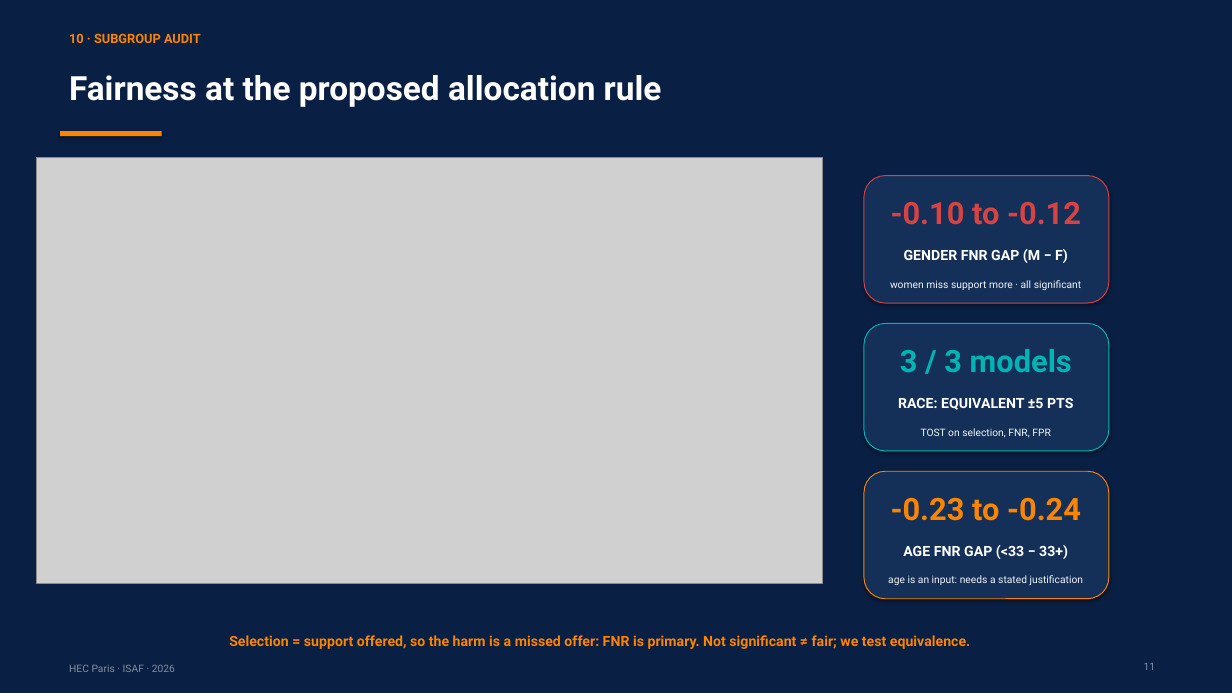
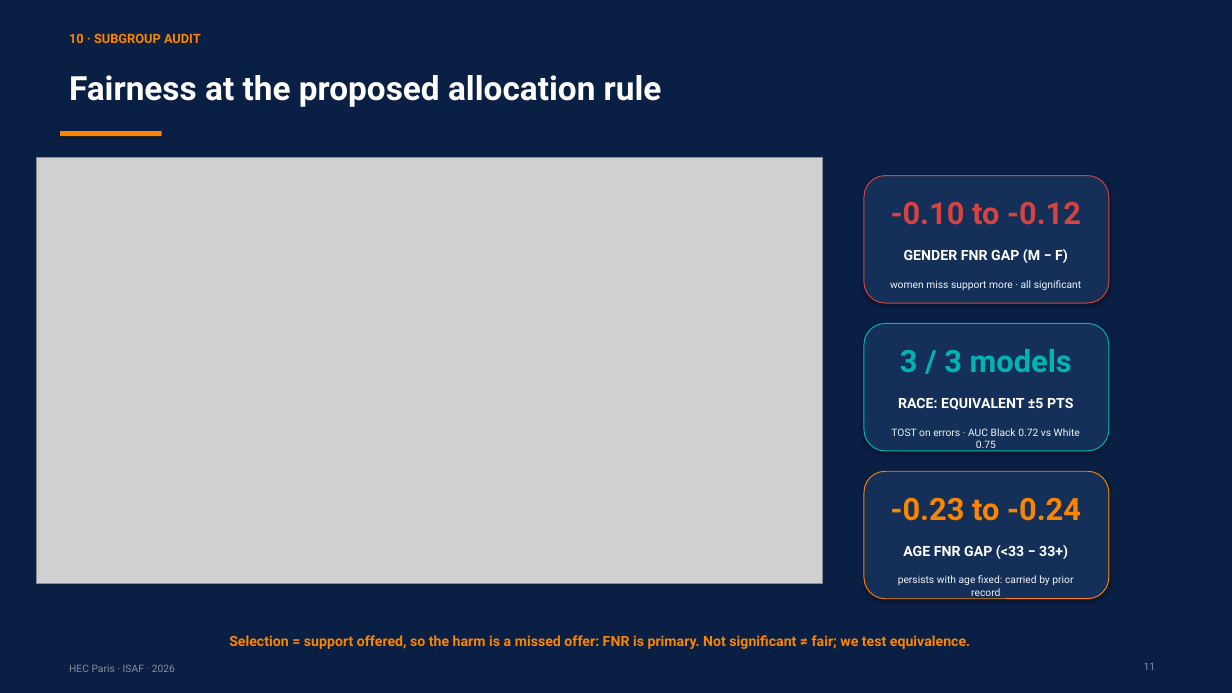
Before and after one commit to RyanBalech/recidivism-forecasting-analysis, a slide deck: slide 11 of reports/ISAF_Recidivism_Presentation.pptx. Drawn at 1232x693 pixels with LibreOffice and Linux fonts; fonts in the diff are those of the drawing; grey boxes stand for pictures. Boxes give left, top, right and bottom in pixels: in the first picture for what was removed or moved away, otherwise in the second. Text is boxed around its words. In the diff, an @@ line names an element or a change of style, - is before the commit and + after.

```diff
--- a/reports/ISAF_Recidivism_Presentation.pptx
+++ b/reports/ISAF_Recidivism_Presentation.pptx
@@ text at (891, 428, 1080, 451): text changed @@
-TOST on selection, FNR, FPR
+TOST on errors · AUC Black 0.72 vs White 0.75
@@ text at (898, 575, 1073, 600): text changed @@
-age is an input: needs a stated justification
+persists with age fixed: carried by prior record
```
Also in this commit, not shown: 6 other slides changed, 13 other files.
